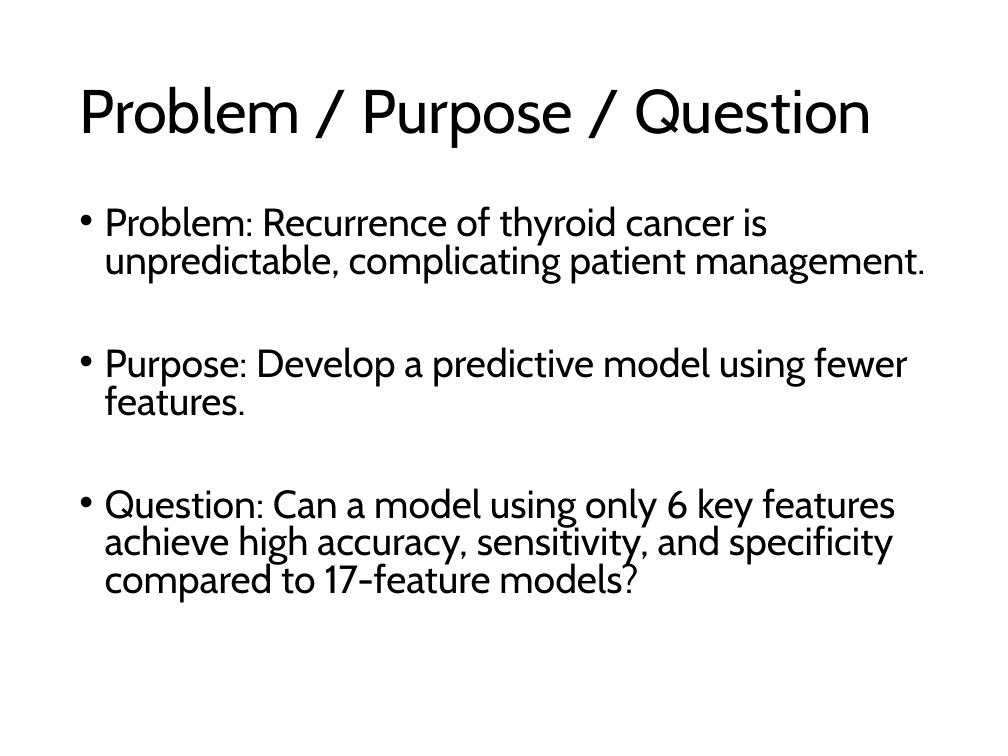
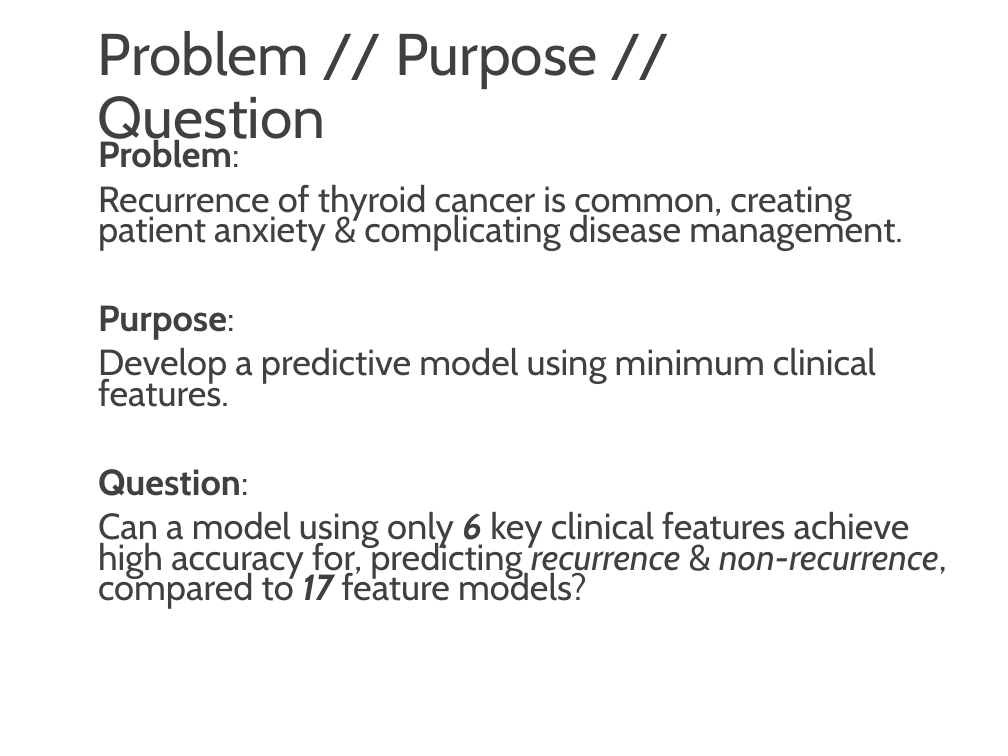
Before and after one commit to josh-dcosta/pjas-thyroid, a slide deck: slide 8 of presentation/Thyroid_Cancer_Recurrence_Presentation.pptx (slide 7 before the commit). Drawn at 1008x756 pixels with LibreOffice and Linux fonts; fonts in the diff are those of the drawing. Boxes give left, top, right and bottom in pixels: in the first picture for what was removed or moved away, otherwise in the second. Text is boxed around its words. In the diff, an @@ line names an element or a change of style, - is before the commit and + after.

```diff
--- a/presentation/Thyroid_Cancer_Recurrence_Presentation.pptx
+++ b/presentation/Thyroid_Cancer_Recurrence_Presentation.pptx
@@ text "Problem // Purpose // Question" at [98, 31, 598, 151]: vertical alignment middle to top @@
@@ text at [98, 31, 598, 151]: text changed; size 44 to 42 pt; text colour #000000 to #404040 @@
-Problem / Purpose / Question
+Problem // Purpose // Question
@@ text at [98, 137, 947, 609]: text changed; size 28 to 25.9 pt; text colour #000000 to #404040 @@
-• Problem: Recurrence of thyroid cancer is unpredictable, complicating patient management.
-• Purpose: Develop a predictive model using fewer features.
-• Question: Can a model using only 6 key features achieve high accuracy, sensitivity, and specificity compared to 17-feature models?
+Problem:
+Recurrence of thyroid cancer is common, creating patient anxiety & complicating disease management.
+Purpose:
+Develop a predictive model using minimum clinical features.
+Question:
+Can a model using only 6 key clinical features achieve high accuracy for, predicting recurrence & non-recurrence, compared to 17 feature models?
```
Also in this commit, not shown: 13 other slides changed, 7 slides added, 4 slides removed.
